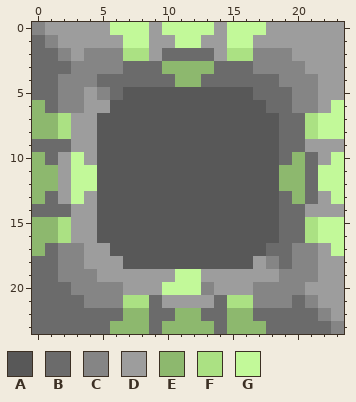
Two versions of one pixel-art sprite, core/assets-raw/sprites/blocks/drills/blast-drill.png. The picture above is the old version.
The file is 24x24 pixels. Colours within 5 levels of each other are drawn and written as one.
Palette (. is transparent): A #585858  B #6b6b6b  C #858585  D #9d9d9d  E #8db86e  F #abe183  G #c2f999
Once edited:
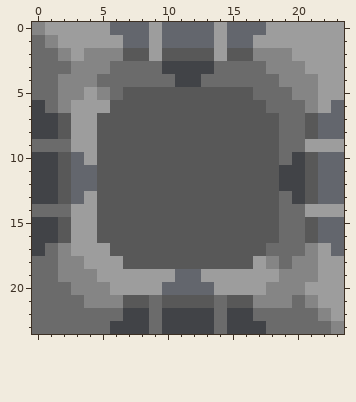
Message: Added unit type descriptions / Changed blast drill sprite
Edits made:
@@ palette @@
-E #8db86e
+E #414347
-G #c2f999
+G #63666d
@@ x 0..23 @@
  0 CDDDDDGGGDGGGGDGGGDDDDDD
- 1 BCDDDDDGGDDGGDDGGDDDDDDD
- 2 BBCDCCCFFDBBBBDFFCCCDDDD
- 3 BBBCCCCBBBEEEEBBBCCCCDDD
+ 1 BCDDDDDGGDGGGGDGGDDDDDDD
+ 2 BBCDCCCAADAAAADAACCCDDDD
+ 3 BBBCCCBBBBEEEEBBBBCCCDDD
  4 BBCCCBBBBBBEEBBBBBBCCCDD
  5 BBCCDCBAAAAAAAAAABBBCCDD
- 6 EBCCDDAAAAAAAAAAAABBCCDG
- 7 EEFDDAAAAAAAAAAAAAABBFGG
- 8 EEFDDAAAAAAAAAAAAAABBFGG
+ 6 EBCDDDAAAAAAAAAAAABBBCDG
+ 7 EEADDAAAAAAAAAAAAAABBAGG
+ 8 EEADDAAAAAAAAAAAAAABBAGG
  9 BBBDDAAAAAAAAAAAAAABBDDD
-10 EBDGDAAAAAAAAAAAAAABEBDG
-11 EEDGGAAAAAAAAAAAAAAEEBGG
-12 EEDGGAAAAAAAAAAAAAAEEBGG
-13 EBDGDAAAAAAAAAAAAAABEBDG
+10 EEAGDAAAAAAAAAAAAAABEAGG
+11 EEAGGAAAAAAAAAAAAAAEEAGG
+12 EEAGGAAAAAAAAAAAAAAEEAGG
+13 EEAGDAAAAAAAAAAAAAABEAGG
 14 BBBDDAAAAAAAAAAAAAABBDDD
-15 EEFDDAAAAAAAAAAAAAABBFGG
-16 EEFDDAAAAAAAAAAAAAABBFGG
-17 EBCCDDAAAAAAAAAAAABBCCDG
+15 EEADDAAAAAAAAAAAAAABBAGG
+16 EEADDAAAAAAAAAAAAAABBAGG
+17 EBCDDDAAAAAAAAAAAABBBCDG
 18 BBCCDDDAAAAAAAAAADCBCCDD
 19 BBCCCDDDDDDGGDDDDDDCCCDD
-20 BBBCCCCDDDGGGCDDDCCCCDDD
-21 BBBBCCCFFBDDDDBFFCCCBCDD
-22 BBBBBBBEEBBEEBBEEBBBBBCD
+20 BBBCCCDDDDGGGGDDDDCCCDDD
+21 BBBBCCCAABAAAABAACCCBCDD
+22 BBBBBBBEEBEEEEBEEBBBBBCD
 23 BBBBBBEEEBEEEEBEEEBBBBBC
Changed places in both pictures, as pixel boxes (x1, y1, x2, y2):
changed: (32, 22, 344, 334)
